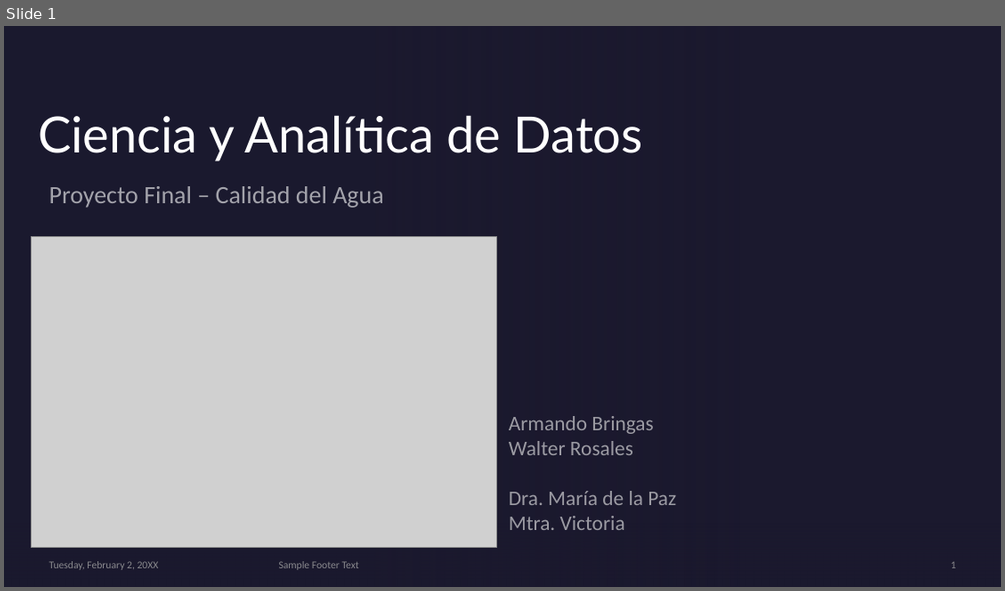
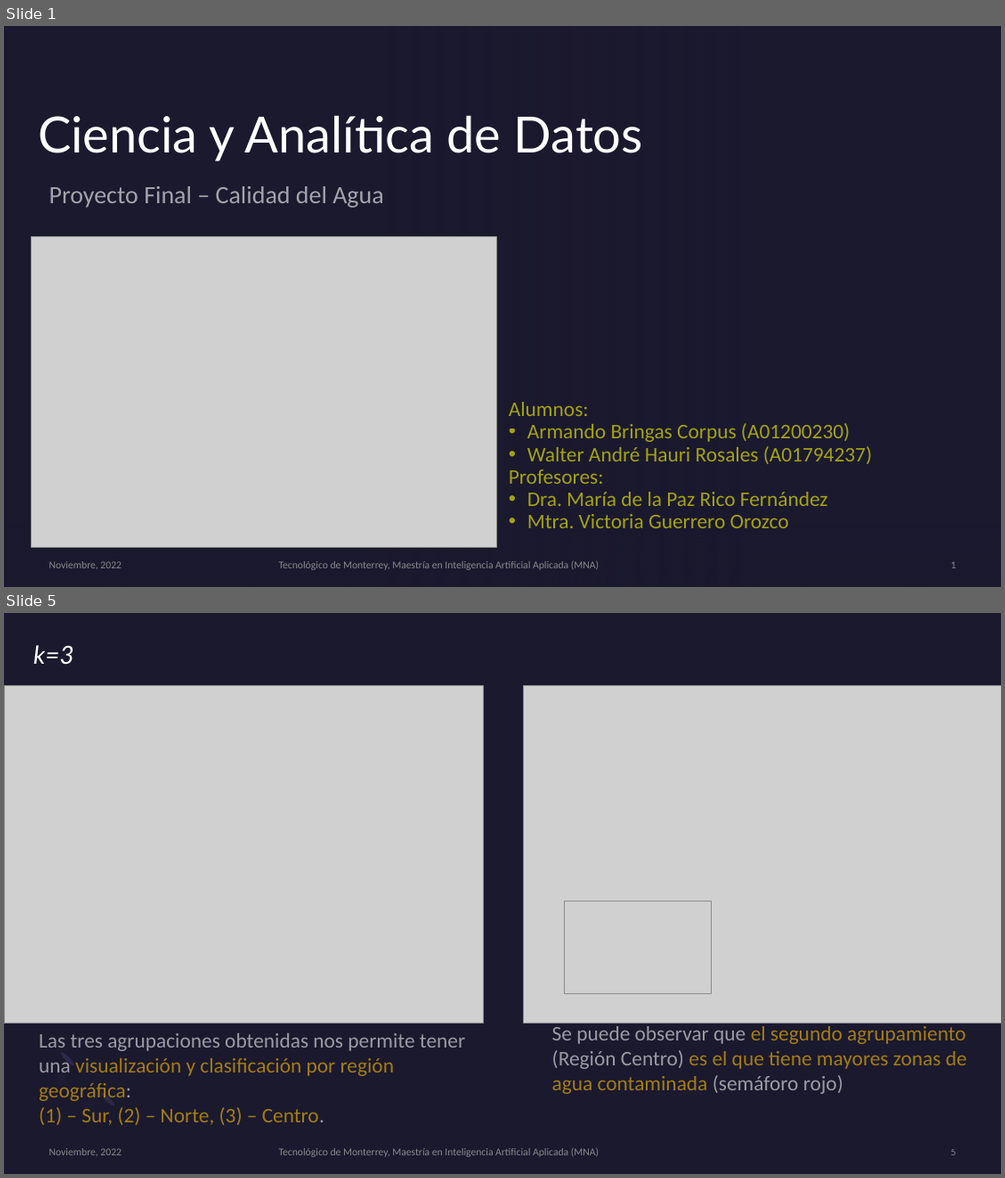
Before and after one commit to PosgradoMNA/actividades-del-projecto-Equipo-100-Oraculos-de-Delfos, a slide deck: Proyecto_Final/Presentación_Final.pptx. Shown one above the other, each under a label of ours: slide 1 before the commit, slides 1 and 5 after it; the slides between them are not shown. The pictures are 1005x591 and 1005x1178 pixels, drawn with LibreOffice and Linux fonts; fonts in the diff are those of the drawing; grey boxes stand for pictures; background and template pictures are left out. Boxes give left, top, right and bottom in pixels: in the first picture for what was removed or moved away, otherwise in the second. Text is boxed around its words. In the diff, an @@ line names an element or a change of style, - is before the commit and + after.

```diff
--- a/Proyecto_Final/Presentación_Final.pptx
+++ b/Proyecto_Final/Presentación_Final.pptx
@@ slide 5 added at (4, 613, 1001, 1174), background #1B192E @@
@@ text added at (33, 645, 74, 665), 24 pt, text #FFFFFF, italic @@
+k=3
@@ picture added at (4, 686, 484, 1022) @@
@@ picture added at (524, 686, 1001, 1022) @@
@@ picture added at (564, 900, 712, 994) @@
@@ text added at (39, 1033, 465, 1125), 20 pt, text #FFC000 at 60% opacity @@
+Las tres agrupaciones obtenidas nos permite tener una visualización y clasificación por región geográfica:
+(1) – Sur, (2) – Norte, (3) – Centro.
@@ text added at (552, 1022, 967, 1094), 20 pt, text #FFC000 at 60% opacity @@
+Se puede observar que el segundo agrupamiento (Región Centro) es el que tiene mayores zonas de agua contaminada (semáforo rojo)
@@ freeform shape added at (33, 1048, 117, 1132), fill #7771B2 at 20% opacity @@
@@ ellipse added at (59, 1050, 76, 1067), fill #2C284A @@
@@ ellipse added at (98, 1091, 115, 1108), fill #2C284A @@
@@ text added at (49, 1148, 121, 1156), 10 pt, text #A6A6A6 at 80% opacity @@
+Noviembre, 2022
@@ text added at (279, 1148, 599, 1157), 10 pt, text #A6A6A6 at 80% opacity @@
+Tecnológico de Monterrey, Maestría en Inteligencia Artificial Aplicada (MNA)
@@ page number added at (951, 1149, 956, 1155), 10 pt, text #A6A6A6 at 80% opacity @@
+5
@@ slide 1 changed as well @@
@@ text at (509, 402, 872, 528): text changed; text colour #F2F2F2 at 60% opacity to #FFFF00 at 60% opacity @@
-Armando Bringas
-Walter Rosales
-Dra. María de la Paz
-Mtra. Victoria
+Alumnos:
+• Armando Bringas Corpus (A01200230)
+• Walter André Hauri Rosales (A01794237)
+Profesores:
+• Dra. María de la Paz Rico Fernández
+• Mtra. Victoria Guerrero Orozco
@@ text at (49, 561, 121, 569): text changed @@
-Tuesday, February 2, 20XX
+Noviembre, 2022
@@ text at (279, 561, 599, 570): text changed @@
-Sample Footer Text
+Tecnológico de Monterrey, Maestría en Inteligencia Artificial Aplicada (MNA)
```
Also in this commit, not shown: 1 other slide changed, 8 other slides added, 9 slides removed, 6 other files.
